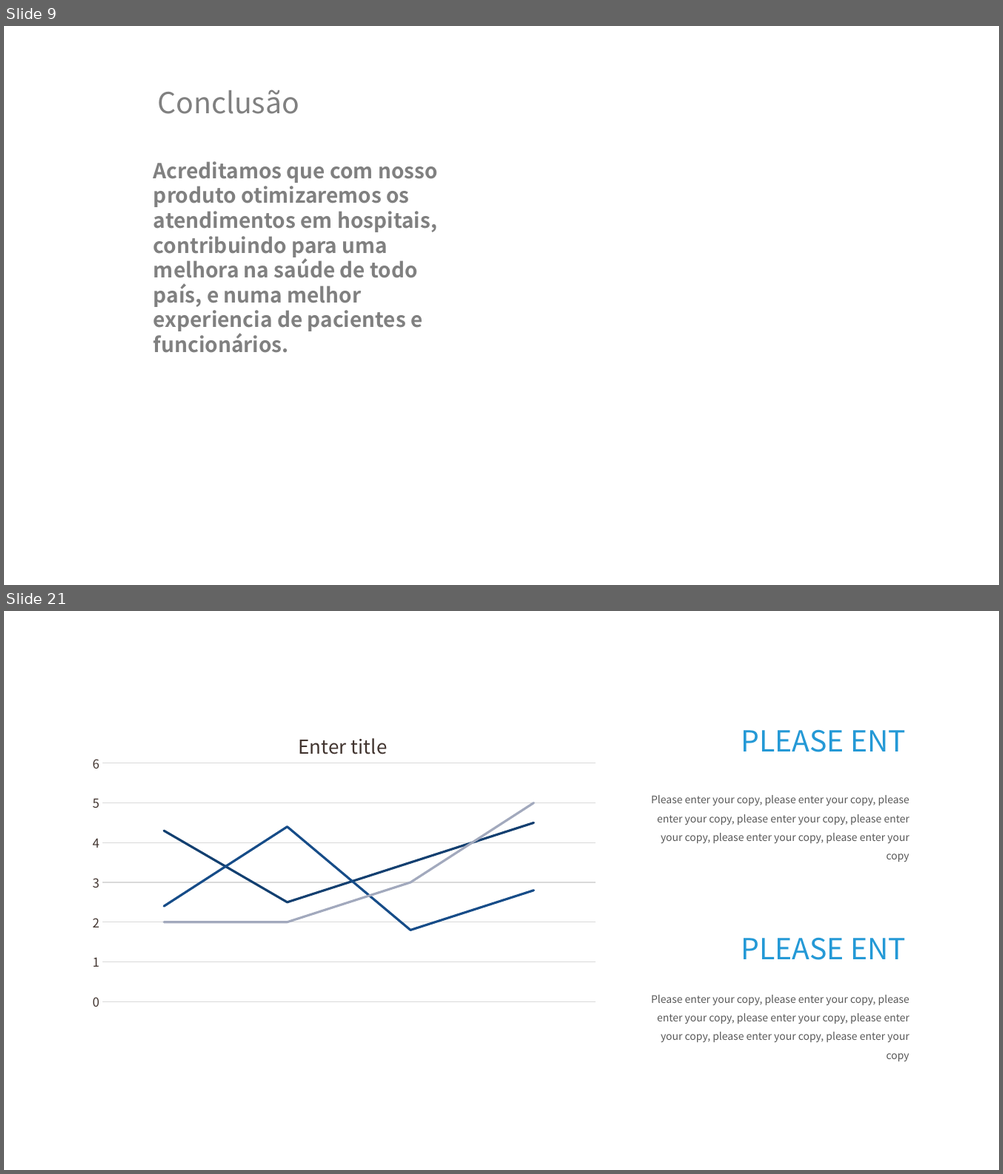
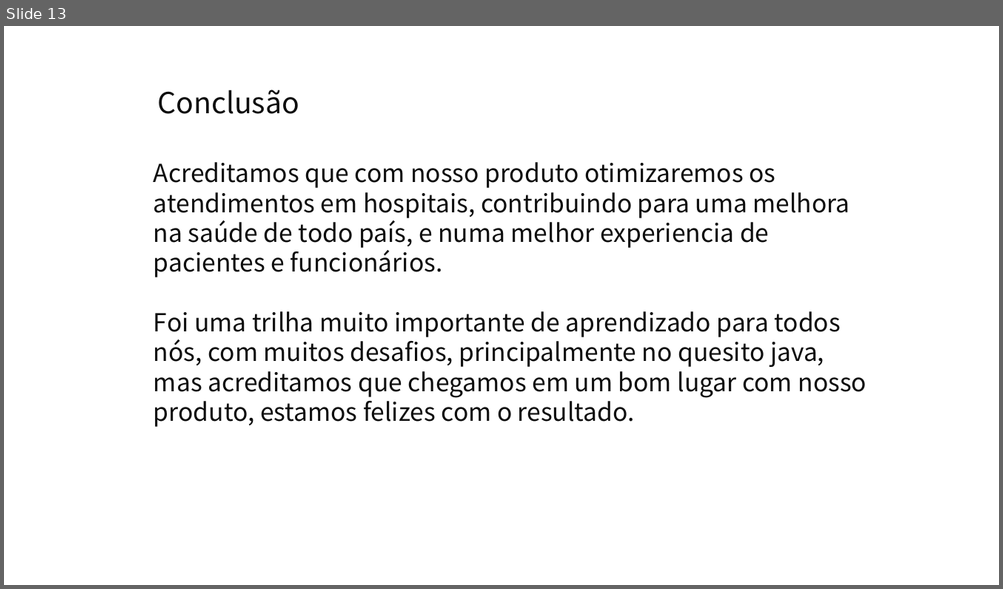
Before and after one commit to 2ADSC-Grupo9-HSO/Documentacao, a slide deck: Apresentações PPT/HSO-Sprint3.pptx. Shown one above the other, each under a label of ours: slides 9 and 21 before the commit, slide 13 after it; the slides between them are not shown. The pictures are 1003x1174 and 1003x589 pixels, drawn with LibreOffice and Linux fonts; fonts in the diff are those of the drawing; background and template pictures are left out. Boxes give left, top, right and bottom in pixels: in the first picture for what was removed or moved away, otherwise in the second. Text is boxed around its words. In the diff, an @@ line names an element or a change of style, - is before the commit and + after.

```diff
--- a/Apresentações PPT/HSO-Sprint3.pptx
+++ b/Apresentações PPT/HSO-Sprint3.pptx
@@ slide 21 removed at (4, 611, 999, 1170), background #FFFFFF @@
@@ line chart removed at (79, 715, 607, 1067) @@
-title "Enter title "
-categories: 1, 2, 3, 4
-Series 1: 4.3, 2.5, 3.5, 4.5
-Series 2: 2.4, 4.4, 1.8, 2.8
-Series 3: 2, 2, 3, 5
@@ text removed at (741, 729, 906, 752) @@
-PLEASE ENT
@@ text removed at (651, 795, 909, 862) @@
-Please enter your copy, please enter your copy, please enter your copy, please enter your copy, please enter your copy, please enter your copy, please enter your copy
@@ text removed at (741, 937, 906, 960) @@
-PLEASE ENT
@@ text removed at (651, 995, 909, 1062) @@
-Please enter your copy, please enter your copy, please enter your copy, please enter your copy, please enter your copy, please enter your copy, please enter your copy
@@ what was slide 9 is now slide 13 @@
@@ slide 13 changed as well @@
@@ text "Conclusão" at (158, 90, 299, 114): text colour #808080 to #0D0D0D @@
@@ text at (153, 162, 850, 278): size 20 to 24 pt, text colour #808080 to #0D0D0D, bold off in "Acreditamos que com nosso produto otimizaremos os ..." @@
@@ text at (153, 312, 867, 427): paragraph added @@
+Foi uma trilha muito importante de aprendizado para todos nós, com muitos desafios, principalmente no quesito java, mas acreditamos que chegamos em um bom lugar com nosso produto, estamos felizes com o resultado.
```
Also in this commit, not shown: 7 other slides changed, 7 slides added, 16 other slides removed.
